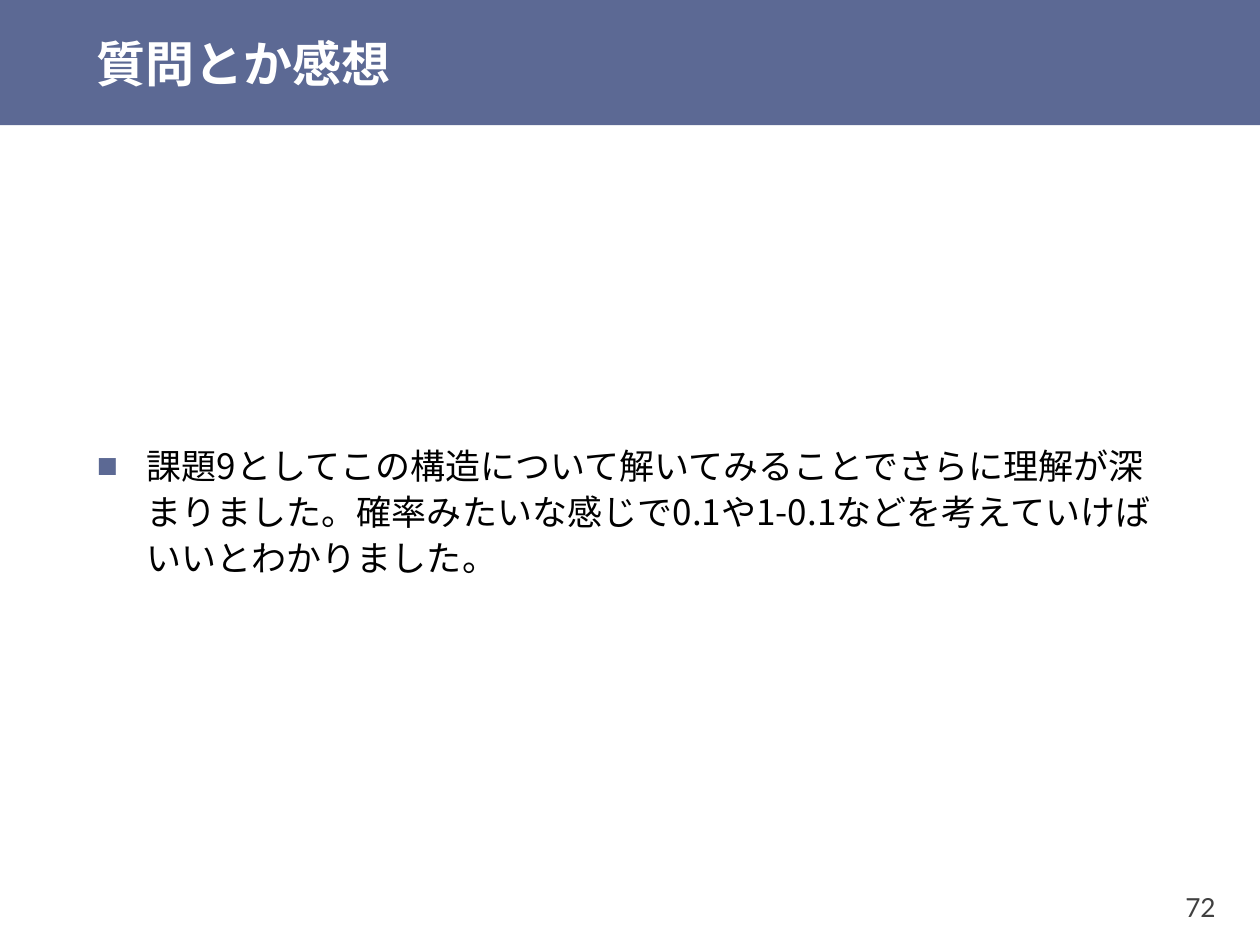
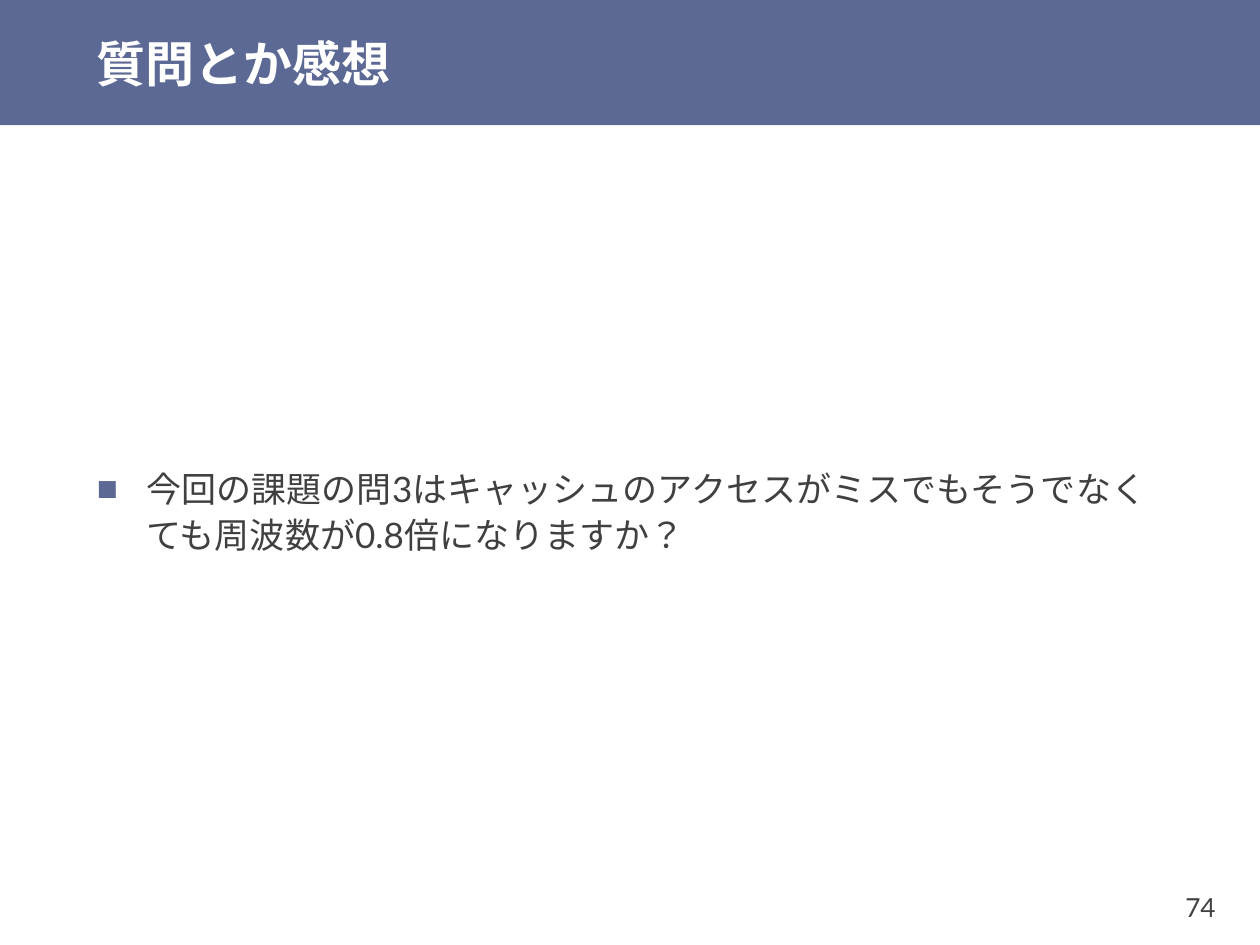
Before and after one commit to shioyadan/otya-computer-architecture-i, a slide deck: slide 74 of cai-shioya-10.pptx (slide 72 before the commit). Drawn at 1260x945 pixels with LibreOffice and Linux fonts; fonts in the diff are those of the drawing. Boxes give left, top, right and bottom in pixels: in the first picture for what was removed or moved away, otherwise in the second. Text is boxed around its words. In the diff, an @@ line names an element or a change of style, - is before the commit and + after.

```diff
--- a/cai-shioya-10.pptx
+++ b/cai-shioya-10.pptx
@@ text at bbox=[147, 472, 1147, 551]: text changed; font Noto Sans CJK JP to Lato; text colour #000000 to #404040 @@
-■ 課題9としてこの構造について解いてみることでさらに理解が深まりました。確率みたいな感じで0.1や1-0.1などを考えていけばいいとわかりました。
+■ 今回の課題の問3はキャッシュのアクセスがミスでもそうでなくても周波数が0.8倍になりますか？
@@ page number at bbox=[1185, 898, 1215, 917]: text changed @@
-72
+74
```
Also in this commit, not shown: 14 other slides changed, 8 slides added, 2 slides removed, 1 other file.
